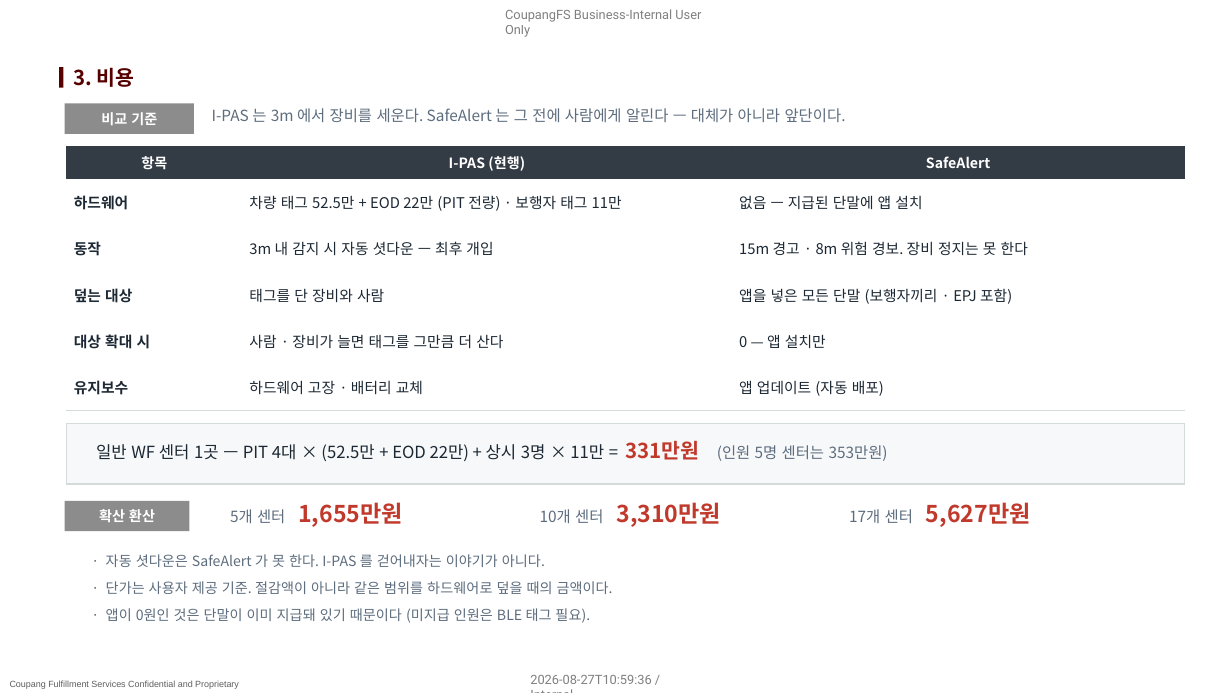
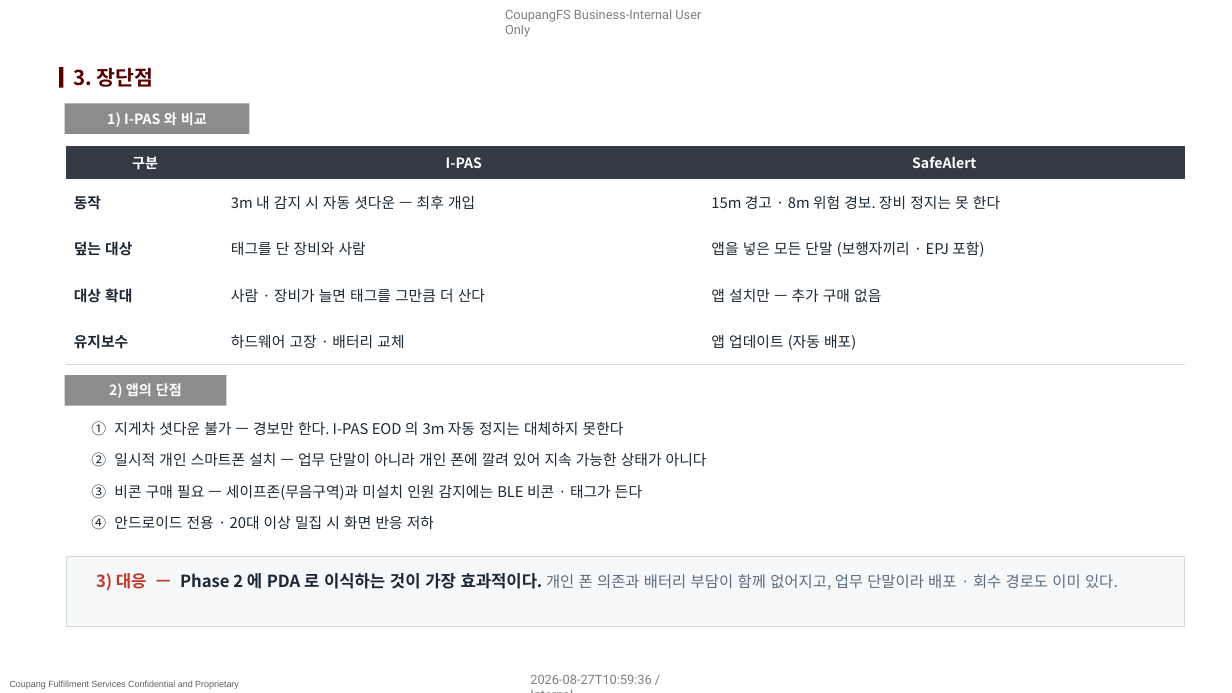
Before and after one commit to pslymzero-cyber/SafeAlert, a slide deck: slide 7 of docs/presentation/company_form/SafeAlert_보고_2026.08.pptx (slide 6 before the commit). Drawn at 1232x693 pixels with LibreOffice and Linux fonts; fonts in the diff are those of the drawing; background and template pictures are left out. Boxes give left, top, right and bottom in pixels: in the first picture for what was removed or moved away, otherwise in the second. Text is boxed around its words. In the diff, an @@ line names an element or a change of style, - is before the commit and + after.

```diff
--- a/docs/presentation/company_form/SafeAlert_보고_2026.08.pptx
+++ b/docs/presentation/company_form/SafeAlert_보고_2026.08.pptx
@@ title at bbox=[74, 67, 154, 87]: text changed @@
-3. 비용
+3. 장단점
@@ rectangle "1) I-PAS 와 비교": place and size @@
-rectangle "1) I-PAS 와 비교" at bbox=[65, 104, 194, 134]
+rectangle "1) I-PAS 와 비교" at bbox=[65, 104, 250, 134]
@@ text in rectangle at bbox=[107, 112, 207, 127]: text changed @@
-비교 기준
+1) I-PAS 와 비교
@@ text removed at bbox=[212, 108, 846, 122] @@
-I-PAS 는 3m 에서 장비를 세운다. SafeAlert 는 그 전에 사람에게 알린다 — 대체가 아니라 앞단이다.
@@ table at bbox=[67, 146, 1185, 364] @@
-row 1: 항목 | I-PAS (현행) | SafeAlert
-row 2: 하드웨어 | 차량 태그 52.5만 + EOD 22만 (PIT 전량) · 보행자 태그 11만 | 없음 — 지급된 단말에 앱 설치
+row 1: 구분 | I-PAS | SafeAlert
-row 4, column 1: 대상 확대 시
+row 4, column 1: 대상 확대
-row 4, column 3: 0 — 앱 설치만
+row 4, column 3: 앱 설치만 — 추가 구매 없음
@@ rectangle added at bbox=[65, 375, 226, 406], fill #8C8C8C, 11 pt, text #FFFFFF, bold @@
+2) 앱의 단점
@@ text added at bbox=[91, 421, 624, 436], 11.5 pt, text #1C2833 @@
+① 지게차 셧다운 불가 — 경보만 한다. I-PAS EOD 의 3m 자동 정지는 대체하지 못한다
@@ text at bbox=[91, 452, 707, 467]: text changed; size 13 to 11.5 pt @@
-일반 WF 센터 1곳 — PIT 4대 × (52.5만 + EOD 22만) + 상시 3명 × 11만 = 331만원 (인원 5명 센터는 353만원)
+② 일시적 개인 스마트폰 설치 — 업무 단말이 아니라 개인 폰에 깔려 있어 지속 가능한 상태가 아니다
@@ rectangle removed at bbox=[65, 501, 189, 531] @@
-확산 환산
@@ text added at bbox=[91, 484, 642, 500], 11.5 pt, text #1C2833 @@
+③ 비콘 구매 필요 — 세이프존(무음구역)과 미설치 인원 감지에는 BLE 비콘 · 태그가 든다
@@ text removed at bbox=[230, 502, 403, 527] @@
-5개 센터 1,655만원
@@ text removed at bbox=[540, 502, 721, 527] @@
-10개 센터 3,310만원
@@ text removed at bbox=[849, 502, 1031, 527] @@
-17개 센터 5,627만원
@@ text added at bbox=[91, 515, 434, 530], 11.5 pt, text #1C2833 @@
+④ 안드로이드 전용 · 20대 이상 밀집 시 화면 반응 저하
@@ rectangle: place and size @@
-rectangle at bbox=[67, 423, 1185, 484]
+rectangle at bbox=[67, 556, 1185, 627]
@@ text removed at bbox=[106, 554, 545, 567] @@
-· 자동 셧다운은 SafeAlert 가 못 한다. I-PAS 를 걷어내자는 이야기가 아니다.
@@ text added at bbox=[96, 573, 1118, 590], 12 pt, text #5D6D7E @@
+3) 대응 — Phase 2 에 PDA 로 이식하는 것이 가장 효과적이다. 개인 폰 의존과 배터리 부담이 함께 없어지고, 업무 단말이라 배포 · 회수 경로도 이미 있다.
@@ text removed at bbox=[106, 581, 613, 594] @@
-· 단가는 사용자 제공 기준. 절감액이 아니라 같은 범위를 하드웨어로 덮을 때의 금액이다.
@@ text removed at bbox=[106, 608, 590, 623] @@
-· 앱이 0원인 것은 단말이 이미 지급돼 있기 때문이다 (미지급 인원은 BLE 태그 필요).
```
Also in this commit, not shown: 10 other slides changed, 2 slides added, 1 slide removed, 2 other files.
